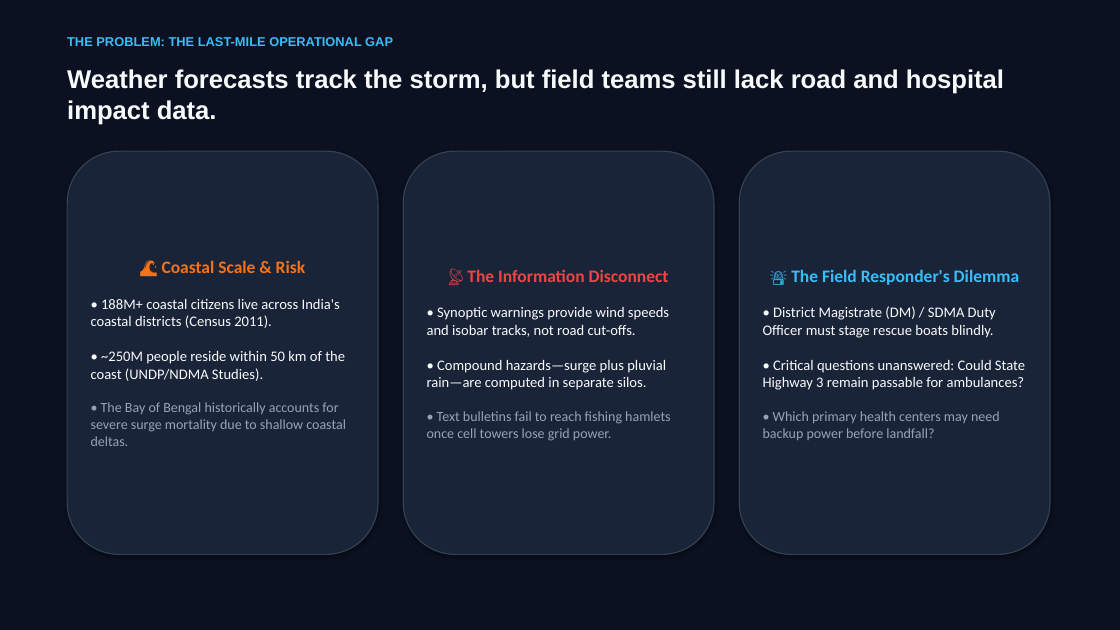
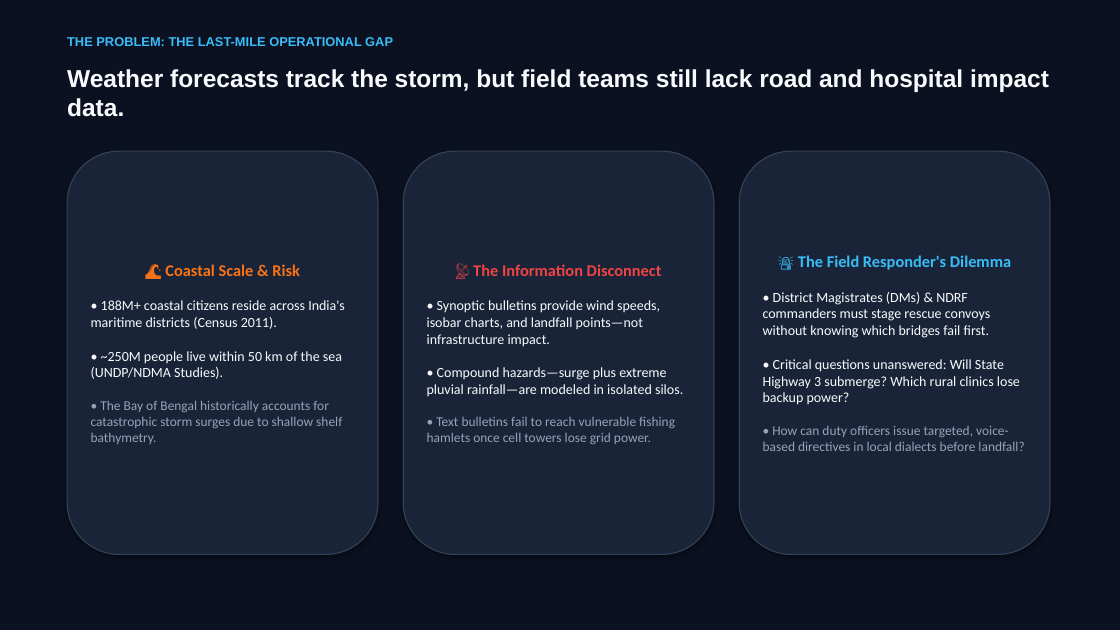
Before and after one commit to itsme-sherlock/CycloneShield, a slide deck: slide 2 of cycloneshield/CycloneShield_Pitch_Deck.pptx. Drawn at 1120x630 pixels with LibreOffice and Linux fonts; fonts in the diff are those of the drawing. Boxes give left, top, right and bottom in pixels: in the first picture for what was removed or moved away, otherwise in the second. Text is boxed around its words. In the diff, an @@ line names an element or a change of style, - is before the commit and + after.

```diff
--- a/cycloneshield/CycloneShield_Pitch_Deck.pptx
+++ b/cycloneshield/CycloneShield_Pitch_Deck.pptx
@@ text "Weather forecasts track the storm, ..." at bbox=[67, 69, 1049, 117]: size 22 to 21 pt @@
@@ text in rounded rectangle at bbox=[165, 264, 300, 276]: size 15 to 14 pt in "🌊 Coastal Scale & Risk" @@
@@ text in rounded rectangle at bbox=[473, 264, 662, 276]: size 15 to 14 pt in "📡 The Information Disconnect" @@
@@ text in rounded rectangle at bbox=[798, 255, 1011, 270]: size 15 to 14 pt in "🚨 The Field Responder's Dilemma" @@
@@ text in rounded rectangle at bbox=[763, 292, 1024, 451]: text changed; size 12.5 to 12 pt @@
-• District Magistrate (DM) / SDMA Duty Officer must stage rescue boats blindly.
-• Critical questions unanswered: Could State Highway 3 remain passable for ambulances?
-• Which primary health centers may need backup power before landfall?
+• District Magistrates (DMs) & NDRF commanders must stage rescue convoys without knowing which bridges fail first.
+• Critical questions unanswered: Will State Highway 3 submerge? Which rural clinics lose backup power?
+• How can duty officers issue targeted, voice-based directives in local dialects before landfall?
@@ text in rounded rectangle at bbox=[91, 300, 345, 444]: text changed; size 12.5 to 12 pt @@
-• 188M+ coastal citizens live across India's coastal districts (Census 2011).
-• ~250M people reside within 50 km of the coast (UNDP/NDMA Studies).
-• The Bay of Bengal historically accounts for severe surge mortality due to shallow coastal deltas.
+• 188M+ coastal citizens reside across India's maritime districts (Census 2011).
+• ~250M people live within 50 km of the sea (UNDP/NDMA Studies).
+• The Bay of Bengal historically accounts for catastrophic storm surges due to shallow shelf bathymetry.
@@ text in rounded rectangle at bbox=[427, 300, 683, 444]: text changed; size 12.5 to 12 pt @@
-• Synoptic warnings provide wind speeds and isobar tracks, not road cut-offs.
-• Compound hazards—surge plus pluvial rain—are computed in separate silos.
-• Text bulletins fail to reach fishing hamlets once cell towers lose grid power.
+• Synoptic bulletins provide wind speeds, isobar charts, and landfall points—not infrastructure impact.
+• Compound hazards—surge plus extreme pluvial rainfall—are modeled in isolated silos.
+• Text bulletins fail to reach vulnerable fishing hamlets once cell towers lose grid power.
```
Also in this commit, not shown: 6 other slides changed, 5 slides added, 5 slides removed, 22 other files.
